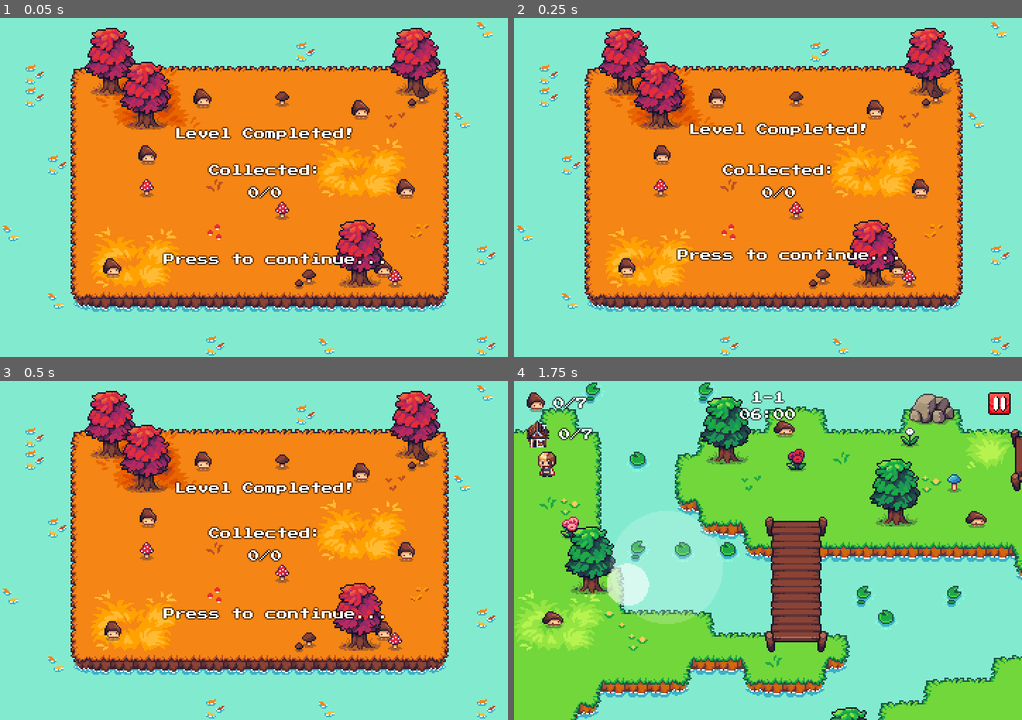
Above: before the commit, frames 1-4 (two rows, left to right).
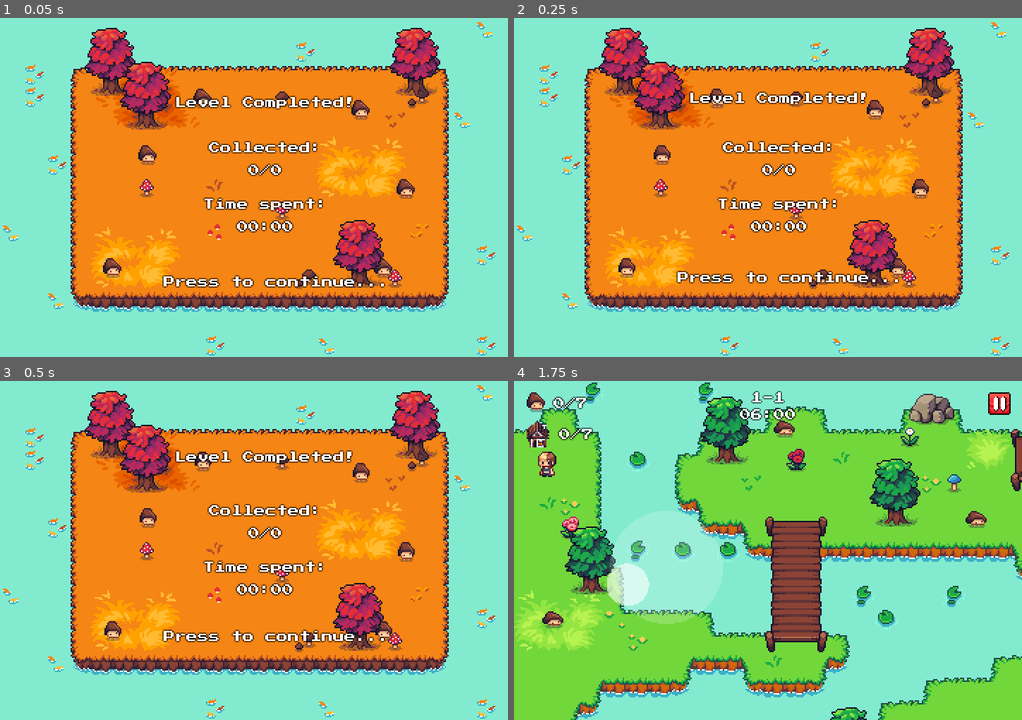
Above: after the commit, the same moments.

Repository: dmitrii-eremin/watch-your-step
Game: Godot game, scene res://scenes/ui/level_completed_autumn.tscn
Same seed, same stepped clock (60 frames per second), same inputs: the game is played once before the commit and once after it. This scene is started directly instead of the project's main scene. Sound files missing from this copy of the repository are replaced by a short silence.
Inputs (mouse positions are in pixels of both pictures, inside the frame that each line leads up to):
- Up to frame 1 (0.05 s): no input
- Up to frame 2 (0.25 s): no input
- Up to frame 3 (0.5 s): no input
- Up to frame 4 (1.75 s): tap Enter (ui_accept) at 0.5, 0.77 s; move the mouse to (879, 533) at 0.52 s; hold Right (go_right) 0.53-1.25 s; hold F7 (look_at_whole_world) 0.53-1.25 s; click (879, 533) at 0.67 s; drag from (666, 567) to (554, 618) at 1.27 s

The runs differ from the first frame. In frame 1, 6.1% of the frame differs, in the area x 31-76%, y 22-80%; in frame 2, 6.1%; in frame 3, 6.1%, in the area x 31-76%, y 20-78%; in frame 4, nothing differs.

Commit message:
added spent time

Diff:
--- a/lang.csv
+++ b/lang.csv
@@ -16,3 +16,4 @@
 LEVEL_COMPLETED_LOST_TITLE,"You lost. Maybe next time...","Ты проиграл. Может быть, в следующий раз...","Hävisit. Ehkä seuraavalla kerralla..."
 LEVEL_COMPLETED_LOST_ACTIONS,"Press to restart...","Нажми, чтобы начать заново...","Paina aloittaaksesi uudelleen..."
 LANGUAGE_CHANGED_MESSAGE,"Language changed","Язык изменен","Kieli vaihdettu"
+TIME_SPENT,"Time spent:","Потраченное время:","Kulutettu aika:"
--- a/scenes/ui/level_completed.gd
+++ b/scenes/ui/level_completed.gd
@@ -5,6 +5,7 @@
 @onready var _title_label: Label = $CanvasLayer/JumpingLabel
 @onready var _action_label: Label = $CanvasLayer/JumpingLabel2
 @onready var _collected: Label = $CanvasLayer/CollectedLabel
+@onready var _time_spent_label := $CanvasLayer/TimeSpentLabel
 
 @onready var _sound_win := $Sounds/Win
 @onready var _sound_lose := $Sounds/Lose
@@ -45,6 +46,7 @@
 		Globals.collected_mushrooms_count,
 		Globals.target_mushrooms_count,
 	]
+	_time_spent_label.text = _get_time_spent()
 
 func _process(_delta: float) -> void:
 	if Input.is_anything_pressed():
@@ -60,3 +62,9 @@
 	else:
 		Globals.current_level = next_level
 		Transition.change_scene(Globals.LEVELS[next_level].path)
+
+func _get_time_spent() -> String:
+	@warning_ignore("integer_division")
+	var minutes = int(Globals.time_spent / 60)
+	var seconds = Globals.time_spent % 60
+	return "%02d:%02d" % [minutes, seconds]
--- a/scenes/ui/level_completed_summer.tscn
+++ b/scenes/ui/level_completed_summer.tscn
@@ -71,9 +71,9 @@
 anchors_preset = 10
 anchor_right = 1.0
 offset_left = 8.0
-offset_top = 79.0
+offset_top = 57.0
 offset_right = 8.0
-offset_bottom = 87.0
+offset_bottom = 65.0
 grow_horizontal = 2
 size_flags_horizontal = 3
 text = "Level Completed!"
@@ -83,9 +83,9 @@
 anchors_preset = 10
 anchor_right = 1.0
 offset_left = 8.0
-offset_top = 104.0
+offset_top = 88.0
 offset_right = 8.0
-offset_bottom = 112.0
+offset_bottom = 96.0
 grow_horizontal = 2
 size_flags_horizontal = 3
 text = "LEVEL_COMPLETED_COLLECTED"
@@ -96,9 +96,9 @@
 anchors_preset = 10
 anchor_right = 1.0
 offset_left = 8.0
-offset_top = 120.0
+offset_top = 104.0
 offset_right = 8.0
-offset_bottom = 128.0
+offset_bottom = 112.0
 grow_horizontal = 2
 size_flags_horizontal = 3
 text = "5/15"
@@ -109,12 +109,38 @@
 anchors_preset = 10
 anchor_right = 1.0
 offset_left = 16.0
-offset_top = 168.0
+offset_top = 184.0
 offset_right = 16.0
-offset_bottom = 176.0
+offset_bottom = 192.0
 grow_horizontal = 2
 size_flags_horizontal = 3
 text = "Press to continue..."
+horizontal_alignment = 1
+
+[node name="Label2" type="Label" parent="CanvasLayer"]
+anchors_preset = 10
+anchor_right = 1.0
+offset_left = 8.0
+offset_top = 128.0
+offset_right = 8.0
+offset_bottom = 136.0
+grow_horizontal = 2
+size_flags_horizontal = 3
+text = "TIME_SPENT"
+label_settings = ExtResource("6_6nsc7")
+horizontal_alignment = 1
+
+[node name="TimeSpentLabel" type="Label" parent="CanvasLayer"]
+anchors_preset = 10
+anchor_right = 1.0
+offset_left = 8.0
+offset_top = 144.0
+offset_right = 8.0
+offset_bottom = 152.0
+grow_horizontal = 2
+size_flags_horizontal = 3
+text = "00:00"
+label_settings = ExtResource("6_6nsc7")
 horizontal_alignment = 1
 
 [node name="Sounds" type="Node" parent="."]
--- a/scenes/world_scene.gd
+++ b/scenes/world_scene.gd
@@ -99,6 +99,7 @@
 
 func _on_player_dead() -> void:
 	Globals.is_died = true
+	Globals.time_spent = _seconds_passed
 	Transition.change_scene(_level_completed_path)
 
 func _on_hud_time_is_out() -> void:
